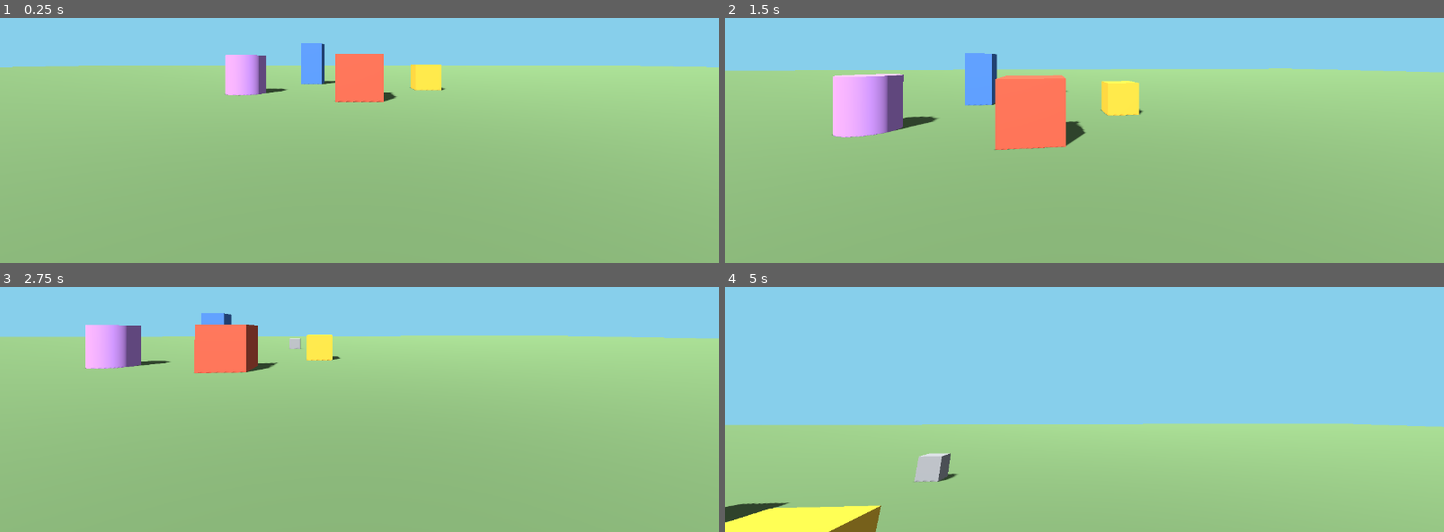
Above: before the commit, frames 1-4 (two rows, left to right).
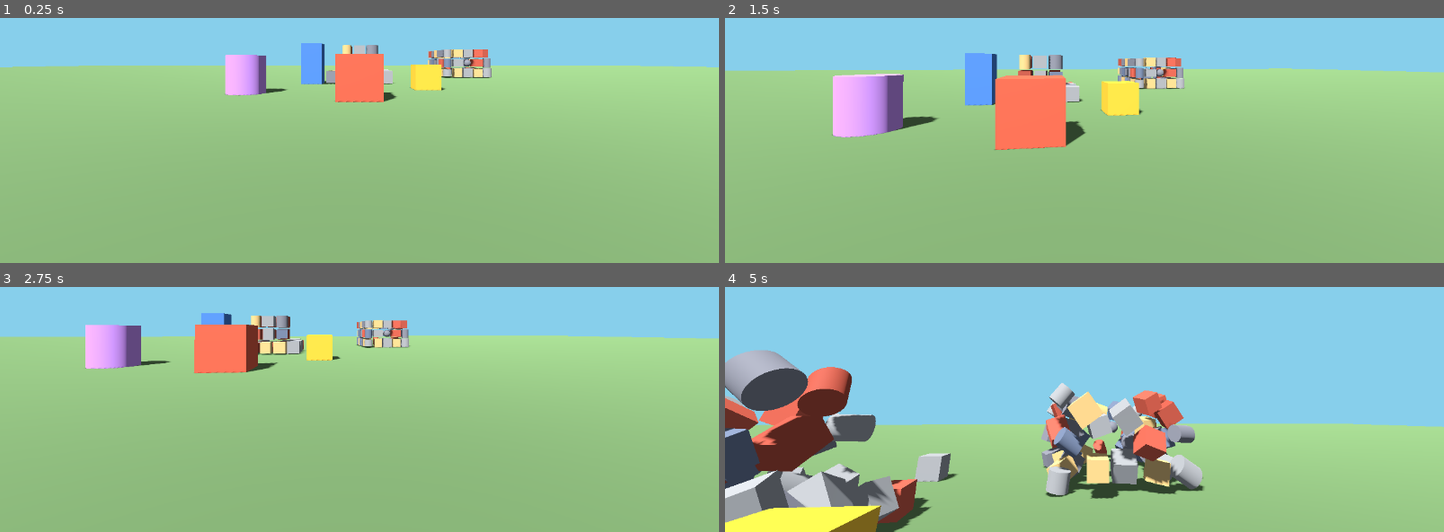
Above: after the commit, the same moments.

Repository: rickseeger/tumble-deepseek
Game: Godot game, scene res://main.tscn
Two runs of this game, one before a commit and one after it. Both use one fixed random seed, a clock stepped at 60 frames per second and the inputs below.
Inputs (mouse positions are in pixels of both pictures, inside the frame that each line leads up to):
- Up to frame 1 (0.25 s): no input
- Up to frame 2 (1.5 s): tap Enter at 0.5 s; move the mouse to (1120, 59) at 0.52 s; hold W (move_forward) 0.53-1.28 s; tap F at 0.6 s; click (1120, 59) at 0.67 s; tap Space (jump) at 0.77 s; tap R at 0.8, 1.35 s; move the mouse to (940, 81) at 1.27 s; hold S (move_back) from 1.28 s (still down)
- Up to frame 3 (2.75 s): tap Space (jump) at 1.52 s; tap F at 1.55, 2.1 s; move the mouse to (outside the picture) at 2.02 s; release S (move_back) at 2.03 s; hold D (move_right) from 2.03 s (still down); tap R at 2.3 s
- Up to frame 4 (5 s): move the mouse to (1048, 411) at 2.77 s; release D (move_right) at 2.78 s; hold W (move_forward) from 2.78 s (still down); tap R at 2.85, 3.8, 4.35 s; click (1048, 411) at 2.92 s; tap Space (jump) at 3.02, 3.77, 4.52 s; tap F at 3.05, 3.6, 4.55 s; move the mouse to (1134, 336) at 3.52 s; move the mouse to (1026, 326) at 4.27 s

The runs differ from the first frame. In frame 1, 1.2% of the frame differs, in the area x 45-69%, y 10-28%; in frame 2, 1.6%; in frame 3, 1.6%; in frame 4, 19%, in the area x 0-67%, y 25-100%.

Commit message:
G16 node 2: destruction core (procedural structures + rigid-body shatter + headless test)
- StructureGenerator: deterministic procedural towers/buildings (box/cylinder/
  sphere blocks, varied sizes, footprint/height/styles).
- DestructibleStructure: intact StaticBody3D shatters into many independently
  simulated RigidBody3D blocks with random linear/angular velocity, mass scaled
  to volume, friction/bounce material, continuous CD. Exposes shatter() trigger
  hook, blocks (debris) and block_specs (variety) for nodes 3/5.
- tests/destruction_test.gd: headless test asserting Jolt active, >=30 debris
  RigidBody3D, varied sizes/shapes, non-zero launch velocities, gravity fall,
  settle-to-rest, no ground tunneling; dumps per-frame state to CSV.
- main.gd: wires destructibles into the scene behind F (shatter) / R (rebuild).
- test.sh now runs stress + destruction + smoke.

Diff:
--- /dev/null
+++ b/scripts/destruction/destructible_structure.gd
@@ -0,0 +1,182 @@
+extends Node3D
+## DestructibleStructure -- a procedurally generated tower/building that, on
+## demand, shatters into many independently simulated RigidBody3D blocks.
+##
+## Public API for downstream nodes (node 3 = weapon, node 5 = audio):
+##   build_structure(origin, seed)  -- generate and build the intact structure
+##   shatter(impulse_origin, power) -- destroy it; returns the spawned debris
+##   blocks: Array[RigidBody3D]     -- the spawned debris (populated by shatter)
+##   block_specs: Array             -- the generated layout (shape/size/color per
+##                                     block) so node 5 can scale audio to variety
+##   is_shattered: bool             -- whether shatter() has already run
+##   signal shattered(debris)       -- emitted once, right after shatter
+##
+## Node 3 can either connect to `shattered` or simply call `shatter(...)` and
+## keep the returned Array. Node 5 can read `block_specs` (pre-shatter) or the
+## RigidBody3D list in `blocks` (post-shatter) to drive audio variety.
+
+const Generator := preload("res://scripts/destruction/structure_generator.gd")
+
+signal shattered(debris: Array)
+
+var blocks: Array[RigidBody3D] = []
+var block_specs: Array = []
+var is_shattered := false
+var intact_body: StaticBody3D = null
+
+var _origin := Vector3.ZERO
+var _seed := -1
+var _rng := RandomNumberGenerator.new()
+var _physics_material: PhysicsMaterial = null
+
+
+func build_structure(origin: Vector3 = Vector3.ZERO, seed: int = -1) -> void:
+	_origin = origin
+	_seed = seed
+	if seed >= 0:
+		_rng.seed = seed
+	else:
+		_rng.randomize()
+	block_specs = Generator.generate(origin, _rng)
+	_physics_material = _make_physics_material()
+	_build_intact()
+
+
+func shatter(impulse_origin: Vector3 = Vector3.INF, power: float = 1.0) -> Array[RigidBody3D]:
+	if is_shattered:
+		return blocks
+	is_shattered = true
+
+	var center := impulse_origin
+	if center == Vector3.INF:
+		center = _origin + _bounds_center()
+
+	if intact_body != null:
+		remove_child(intact_body)
+		intact_body.queue_free()
+		intact_body = null
+
+	for spec in block_specs:
+		var rb := _make_debris(spec)
+
+		var offset: Vector3 = spec["position"] - center
+		var dir := offset.normalized()
+		if dir == Vector3.ZERO or dir.length() < 0.001:
+			dir = Vector3(_rng.randf_range(-1.0, 1.0), _rng.randf_range(0.2, 1.0), _rng.randf_range(-1.0, 1.0)).normalized()
+
+		var speed := _rng.randf_range(4.0, 12.0) * power
+		var up_boost := _rng.randf_range(1.5, 5.0)
+		rb.linear_velocity = dir * speed + Vector3.UP * up_boost
+		rb.angular_velocity = Vector3(
+			_rng.randf_range(-6.0, 6.0),
+			_rng.randf_range(-6.0, 6.0),
+			_rng.randf_range(-6.0, 6.0),
+		)
+
+		add_child(rb)
+		blocks.append(rb)
+
+	shattered.emit(blocks)
+	return blocks
+
+
+func _build_intact() -> void:
+	intact_body = StaticBody3D.new()
+	intact_body.name = "IntactStructure"
+	for spec in block_specs:
+		var col := CollisionShape3D.new()
+		col.shape = _make_shape(spec)
+		col.position = spec["position"]
+		col.rotation = spec["rotation"]
+		intact_body.add_child(col)
+
+		var mi := _make_mesh(spec)
+		mi.position = spec["position"]
+		mi.rotation = spec["rotation"]
+		intact_body.add_child(mi)
+	add_child(intact_body)
+
+
+func _make_debris(spec: Dictionary) -> RigidBody3D:
+	var rb := RigidBody3D.new()
+	rb.name = "Debris_%04d" % blocks.size()
+	rb.position = spec["position"]
+	rb.rotation = spec["rotation"]
+	rb.mass = _mass_for(spec)
+	rb.linear_damp = 0.1
+	rb.angular_damp = 0.3
+	rb.physics_material_override = _physics_material
+	rb.continuous_cd = true  # fast small blocks should not tunnel through the floor
+
+	var col := CollisionShape3D.new()
+	col.shape = _make_shape(spec)
+	rb.add_child(col)
+
+	rb.add_child(_make_mesh(spec))
+	return rb
+
+
+func _make_shape(spec: Dictionary) -> Shape3D:
+	var size: Vector3 = spec["size"]
+	match spec["shape"]:
+		"cylinder":
+			var c := CylinderShape3D.new()
+			c.radius = size.x * 0.5
+			c.height = size.y
+			return c
+		"sphere":
+			var s := SphereShape3D.new()
+			s.radius = size.x * 0.5
+			return s
+		_:
+			var b := BoxShape3D.new()
+			b.size = size
+			return b
+
+
+func _make_mesh(spec: Dictionary) -> MeshInstance3D:
+	var mi := MeshInstance3D.new()
+	var mat := StandardMaterial3D.new()
+	mat.albedo_color = spec["color"]
+	mat.roughness = 0.75
+	match spec["shape"]:
+		"cylinder":
+			var cm := CylinderMesh.new()
+			cm.top_radius = spec["size"].x * 0.5
+			cm.bottom_radius = spec["size"].x * 0.5
+			cm.height = spec["size"].y
+			mi.mesh = cm
+		"sphere":
+			var sm := SphereMesh.new()
+			sm.radius = spec["size"].x * 0.5
+			sm.height = spec["size"].x
+			mi.mesh = sm
+		_:
+			var bm := BoxMesh.new()
+			bm.size = spec["size"]
+			mi.mesh = bm
+	mi.material_override = mat
+	return mi
+
+
+func _mass_for(spec: Dictionary) -> float:
+	var s: Vector3 = spec["size"]
+	var vol := s.x * s.y * s.z
+	return clampf(vol * 700.0, 0.3, 30.0)
+
+
+func _bounds_center() -> Vector3:
+	var mn := Vector3.INF
+	var mx := -Vector3.INF
+	for spec in block_specs:
+		var p: Vector3 = spec["position"]
+		mn = mn.min(p)
+		mx = mx.max(p)
+	return (mn + mx) * 0.5
+
+
+func _make_physics_material() -> PhysicsMaterial:
+	var pm := PhysicsMaterial.new()
+	pm.friction = 0.6
+	pm.bounce = 0.28
+	return pm
--- /dev/null
+++ b/scripts/destruction/structure_generator.gd
@@ -0,0 +1,99 @@
+extends RefCounted
+## StructureGenerator -- procedurally produces a list of destructible block
+## specs describing a tower/building of varying footprint, height, shape mix
+## and per-block size. Deterministic for a given seed.
+##
+## A spec is a Dictionary:
+##   position : Vector3 -- centre of the block (relative to the structure origin
+##                         passed to generate()).
+##   size     : Vector3 -- bounding size. For "box" it is the box extent; for
+##                         "cylinder"/"sphere" x is the diameter and y the height.
+##   shape    : String  -- "box" | "cylinder" | "sphere"
+##   rotation : Vector3 -- Euler rotation in radians (boxes only, small yaw jitter)
+##   color    : Color   -- albedo for the debris material
+##
+## Static functions only; no scene tree required.
+
+class_name StructureGenerator
+
+const BOX := "box"
+const CYLINDER := "cylinder"
+const SPHERE := "sphere"
+
+
+static func generate(origin: Vector3, rng: RandomNumberGenerator) -> Array:
+	var specs: Array = []
+	var rx := rng.randi_range(2, 3)
+	var rz := rng.randi_range(2, 3)
+	var floors := rng.randi_range(3, 5)
+	var style := rng.randi_range(0, 2)  # 0 solid, 1 hollow/columns, 2 tapered
+	var cell := 1.0
+	var palette := _palette()
+
+	for f in range(floors):
+		var fx := rx
+		var fz := rz
+		if style == 2:
+			# Taper the footprint on upper floors for a spire silhouette.
+			fx = maxi(1, rx - f)
+			fz = maxi(1, rz - f)
+
+		var y := (float(f) + 0.5) * cell
+
+		for xi in range(-fx, fx + 1):
+			for zi in range(-fz, fz + 1):
+				var is_edge := absi(xi) == fx or absi(zi) == fz
+				var is_corner := absi(xi) == fx and absi(zi) == fz
+
+				# Shape-variety skips: hollow interiors for column style, and a
+				# little random removal so no two structures look identical.
+				if style == 1 and not is_edge:
+					continue
+				if is_corner and rng.randf() < 0.30:
+					continue
+				if not is_edge and rng.randf() < 0.12:
+					continue
+
+				var shape := BOX
+				var r := rng.randf()
+				if is_corner and (style == 1 or (f == floors - 1 and rng.randf() < 0.5)):
+					shape = CYLINDER  # corner pillars / rooftop finials
+				elif r < 0.05:
+					shape = SPHERE
+				elif r < 0.15:
+					shape = CYLINDER
+
+				var sx := cell * rng.randf_range(0.70, 0.95)
+				var sy := cell * rng.randf_range(0.70, 0.95)
+				var sz := cell * rng.randf_range(0.70, 0.95)
+				var size := Vector3(sx, sy, sz)
+				if shape == SPHERE:
+					var d := cell * rng.randf_range(0.55, 0.80)
+					size = Vector3(d, d, d)
+
+				var rotation := Vector3.ZERO
+				if shape == BOX and rng.randf() < 0.30:
+					rotation = Vector3(0.0, rng.randf_range(-0.35, 0.35), 0.0)
+
+				var color: Color = palette[rng.randi_range(0, palette.size() - 1)]
+
+				specs.append({
+					"position": origin + Vector3(float(xi) * cell, y, float(zi) * cell),
+					"size": size,
+					"shape": shape,
+					"rotation": rotation,
+					"color": color,
+				})
+
+	return specs
+
+
+static func _palette() -> Array:
+	return [
+		Color(0.72, 0.33, 0.26),  # brick red
+		Color(0.62, 0.28, 0.22),  # darker brick
+		Color(0.55, 0.55, 0.55),  # grey stone
+		Color(0.45, 0.45, 0.48),  # darker stone
+		Color(0.78, 0.65, 0.42),  # sandstone
+		Color(0.38, 0.42, 0.50),  # slate blue
+	]
--- a/scripts/main.gd
+++ b/scripts/main.gd
@@ -4,11 +4,16 @@
 ## reason about and diff.
 
 const PLAYER_SCENE := "res://scripts/player.tscn"
+const DESTRUCTIBLE_SCRIPT := preload("res://scripts/destruction/destructible_structure.gd")
+
+var _destructibles: Array = []
+
 
 func _ready() -> void:
 	_build_environment()
 	_build_ground()
 	_build_props()
+	_build_destructibles()
 	_build_player()
 
 
@@ -113,3 +118,37 @@
 	player.name = "Player"
 	player.position = Vector3(0.0, 0.85, 0.0)
 	add_child(player)
+
+func _build_destructibles() -> void:
+	_add_destructible(Vector3(0.0, 0.0, -22.0), 4242)
+	_add_destructible(Vector3(11.0, 0.0, -30.0), 7777)
+
+
+func _add_destructible(pos: Vector3, seed: int) -> void:
+	var d = DESTRUCTIBLE_SCRIPT.new()
+	d.name = "Destructible_%d" % _destructibles.size()
+	d.position = pos
+	add_child(d)
+	d.build_structure(Vector3.ZERO, seed)
+	_destructibles.append(d)
+
+
+func _unhandled_input(event: InputEvent) -> void:
+	# Debug trigger keys so the destruction core can be exercised by hand:
+	#   F  -- shatter every intact destructible structure (weapon node will call
+	#         shatter() itself later; this is the stand-in trigger).
+	#   R  -- rebuild fresh structures.
+	if event is InputEventKey and event.pressed and not event.echo:
+		if event.physical_keycode == KEY_F:
+			for d in _destructibles:
+				if not d.is_shattered:
+					d.shatter(d.global_position + Vector3(0.0, 2.0, 0.0), 1.1)
+		elif event.physical_keycode == KEY_R:
+			_reset_destructibles()
+
+
+func _reset_destructibles() -> void:
+	for d in _destructibles:
+		d.queue_free()
+	_destructibles.clear()
+	_build_destructibles()
--- /dev/null
+++ b/tests/DestructionTest.tscn
@@ -0,0 +1,6 @@
+[gd_scene load_steps=2 format=3]
+
+[ext_resource type="Script" path="res://tests/destruction_test.gd" id="1_destruct"]
+
+[node name="DestructionTest" type="Node"]
+script = ExtResource("1_destruct")
--- /dev/null
+++ b/tests/destruction_test.gd
@@ -0,0 +1,208 @@
+extends Node
+## Destruction-core automated test (headless, no vision).
+## Run:  godot --headless --audio-driver Dummy --path . res://tests/DestructionTest.tscn
+## Exit 0 on pass.
+##
+## Generates a structure, triggers a shatter, dumps per-frame per-block state to
+## a CSV (path from $G16_DUMP_PATH, else user://destruction_frames.csv) and
+## asserts programmatically that:
+##   * Jolt physics engine is active (code-level)
+##   * the intact structure is one StaticBody3D, and shatter spawns >= 30
+##     independently simulated RigidBody3D blocks (code-level, no vision)
+##   * block sizes and shapes vary (>= 3 distinct dimensions, >= 2 shape types)
+##   * every debris body has non-zero random linear and angular velocity
+##   * gravity is 9.8 and blocks fall
+##   * blocks bounce/roll then decay to rest (velocity below threshold), none
+##     falling through the ground plane.
+
+const DESTRUCTIBLE_SCRIPT := preload("res://scripts/destruction/destructible_structure.gd")
+
+const STRUCTURE_SEED := 4242
+const MIN_DEBRIS := 30
+const STEP_FRAMES := 900
+const GROUND_Y := 0.0
+const SETTLE_LIN := 0.25
+const SETTLE_ANG := 0.35
+const FALL_EPSILON := 0.5
+
+var _checks := 0
+var _failures: Array[String] = []
+var _structure = null
+var _dump_file: FileAccess = null
+
+
+func _ready() -> void:
+	_run()
+
+
+func _check(cond: bool, label: String) -> void:
+	_checks += 1
+	if cond:
+		print("  PASS  ", label)
+	else:
+		_failures.append(label)
+		print("  FAIL  ", label)
+
+
+func _run() -> void:
+	print("=== G16 node_2 destruction-core test ===")
+
+	var engine := str(ProjectSettings.get_setting("physics/3d/physics_engine"))
+	var gravity := float(ProjectSettings.get_setting("physics/3d/default_gravity"))
+	print("physics_engine=", engine)
+	print("gravity=", gravity)
+	_check(engine == "Jolt Physics", "Jolt Physics engine is active")
+	_check(absf(gravity - 9.8) < 0.01, "gravity is 9.8 m/s^2")
+
+	_open_dump()
+	_build_ground()
+
+	_structure = DESTRUCTIBLE_SCRIPT.new()
+	_structure.name = "Structure"
+	add_child(_structure)
+	_structure.build_structure(Vector3.ZERO, STRUCTURE_SEED)
+
+	await get_tree().physics_frame
+	await get_tree().physics_frame
+
+	# --- pre-shatter integrity (code-level) ---
+	_check(_structure.intact_body != null and _structure.intact_body is StaticBody3D,
+		"intact structure is a single StaticBody3D (to be shattered into rigid bodies)")
+	_check(_structure.block_specs.size() >= MIN_DEBRIS,
+		"generated %d blocks (>= %d)" % [_structure.block_specs.size(), MIN_DEBRIS])
+
+	var variety := _assess_variety(_structure.block_specs)
+	_check(variety["distinct_sizes"] >= 3,
+		"block sizes vary (%d distinct dimensions)" % variety["distinct_sizes"])
+	_check(variety["distinct_shapes"] >= 2,
+		"block shapes vary (%d distinct shapes: %s)" % [variety["distinct_shapes"], variety["shapes"]])
+
+	var spawn_ys: Array[float] = []
+	for spec in _structure.block_specs:
+		spawn_ys.append(float(spec["position"].y))
+	var max_spawn_y := 0.0
+	for y in spawn_ys:
+		max_spawn_y = maxf(max_spawn_y, y)
+
+	# --- trigger shatter ---
+	var debris: Array = _structure.shatter(Vector3.INF, 1.0)
+	_check(debris.size() >= MIN_DEBRIS, "shatter spawned %d debris (>= %d)" % [debris.size(), MIN_DEBRIS])
+	_check(_structure.blocks.size() == debris.size(), "blocks list exposed (%d bodies)" % _structure.blocks.size())
+	_check(_structure.is_shattered, "is_shattered flag set")
+
+	# --- independently simulated RigidBody3D (code-level) ---
+	var all_rigid := true
+	for b in debris:
+		if not (b is RigidBody3D):
+			all_rigid = false
+	_check(all_rigid, "every debris is an independently simulated RigidBody3D (not one static mesh)")
+
+	# --- launch state, sampled same frame before stepping ---
+	var nonzero_lin := true
+	var nonzero_ang := true
+	for b in debris:
+		if b.linear_velocity.length() < 0.01:
+			nonzero_lin = false
+		if b.angular_velocity.length() < 0.01:
+			nonzero_ang = false
+	_check(nonzero_lin, "every debris has non-zero random linear velocity at launch")
+	_check(nonzero_ang, "every debris has non-zero random angular velocity at launch")
+
+	# --- step the simulation, dumping per-frame per-block state ---
+	for f in range(STEP_FRAMES):
+		await get_tree().physics_frame
+		if f % 15 == 0:
+			_dump_frame(f, debris)
+
+	# --- settle analysis ---
+	var settled := true
+	var fell_through := 0
+	var min_y := INF
+	var max_y := -INF
+	var sleeping := 0
+	for b in debris:
+		var y: float = b.global_position.y
+		min_y = minf(min_y, y)
+		max_y = maxf(max_y, y)
+		if b.sleeping:
+			sleeping += 1
+		var lin: float = b.linear_velocity.length()
+		var ang: float = b.angular_velocity.length()
+		if not b.sleeping and (lin >= SETTLE_LIN or ang >= SETTLE_ANG):
+			settled = false
+		if y < GROUND_Y - FALL_EPSILON:
+			fell_through += 1
+
+	print("debris=%d sleeping=%d min_y=%.3f max_y=%.3f" % [debris.size(), sleeping, min_y, max_y])
+	_check(settled, "all debris settled (linear<%.2f & angular<%.2f, or sleeping)" % [SETTLE_LIN, SETTLE_ANG])
+	_check(fell_through == 0, "no debris fell through the ground (fell_through=%d)" % fell_through)
+	_check(min_y >= GROUND_Y - FALL_EPSILON, "no debris below ground plane (min_y=%.3f)" % min_y)
+	_check(max_y < max_spawn_y, "debris fell under gravity (settled max_y %.2f < spawn max %.2f)" % [max_y, max_spawn_y])
+
+	_close_dump()
+	_finish()
+
+
+func _assess_variety(specs: Array) -> Dictionary:
+	var sizes := {}
+	var shapes := {}
+	for spec in specs:
+		var s: Vector3 = spec["size"]
+		var key := "%.2fx%.2fx%.2f" % [s.x, s.y, s.z]
+		sizes[key] = true
+		shapes[spec["shape"]] = true
+	return {"distinct_sizes": sizes.size(), "distinct_shapes": shapes.size(), "shapes": shapes.keys()}
+
+
+func _build_ground() -> void:
+	var ground := StaticBody3D.new()
+	ground.name = "Ground"
+	var shape := BoxShape3D.new()
+	shape.size = Vector3(200.0, 2.0, 200.0)
+	var col := CollisionShape3D.new()
+	col.shape = shape
+	col.position = Vector3(0.0, -1.0, 0.0)
+	ground.add_child(col)
+	add_child(ground)
+
+
+func _open_dump() -> void:
+	var path := OS.get_environment("G16_DUMP_PATH")
+	if path == "":
+		path = "user://destruction_frames.csv"
+	_dump_file = FileAccess.open(path, FileAccess.WRITE)
+	if _dump_file == null:
+		push_warning("could not open dump file: " + path)
+	else:
+		print("dumping per-frame state to ", path)
+		_dump_file.store_line("frame,body,pos_x,pos_y,pos_z,lin_speed,ang_speed,sleeping")
+
+
+func _dump_frame(f: int, debris: Array) -> void:
+	if _dump_file == null:
+		return
+	for i in range(debris.size()):
+		var b: RigidBody3D = debris[i]
+		var p := b.global_position
+		_dump_file.store_line("%d,%d,%.3f,%.3f,%.3f,%.3f,%.3f,%d" % [
+			f, i, p.x, p.y, p.z,
+			b.linear_velocity.length(), b.angular_velocity.length(), int(b.sleeping),
+		])
+
+
+func _close_dump() -> void:
+	if _dump_file != null:
+		_dump_file.close()
+		_dump_file = null
+
+
+func _finish() -> void:
+	print("=== results: %d checks, %d failures ===" % [_checks, _failures.size()])
+	if _failures.size() == 0:
+		print("DESTRUCTION TEST PASS")
+		get_tree().quit(0)
+	else:
+		for f in _failures:
+			print("  FAILED: ", f)
+		print("DESTRUCTION TEST FAIL")
+		get_tree().quit(1)
Not shown, changed: test.sh
